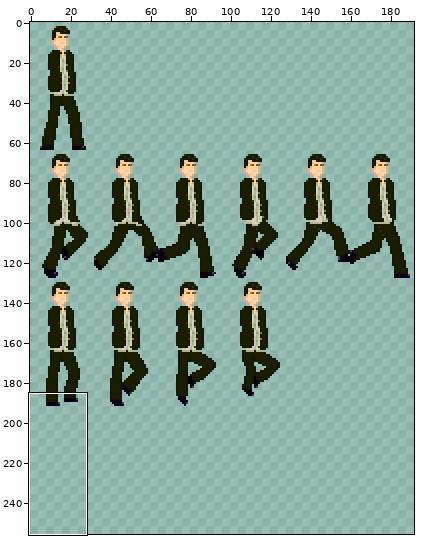
File history of a sprite sheet, characters/playboy.png. Above: a wide view before the commit, with the close-up outlined.
Close-up. As it was:
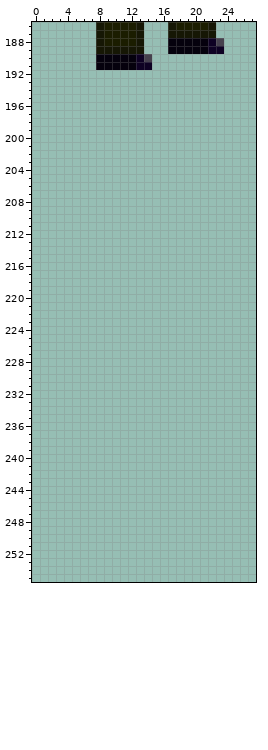
The file is 192x256 pixels. Shown: x 0..27, y 186..255. The old version is drawn lined up with the new one.
The same view after the edit:
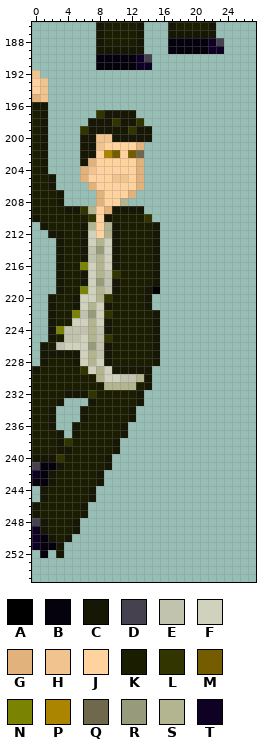
Palette (. is transparent): A #000000  B #05010d  C #161705  D #46414e  E #c2c3ae  F #d1d2be  G #e1b27b  H #f1c48f  J #ffd29e  K #1b1d00  L #323500  M #765c00  N #7b8303  P #ab8500  Q #6f684d  R #989a7c  S #b3b591  T #0e0123
The exact change:
drawings rearranged on the sheet (the old picture shows each at its new place; 6 dropped ones are not shown)
y 192: x 0 . -> H
y 193..194: x 0..1 .. -> JH
y 195: x 0..1 .. -> GH
y 196: x 0..1 .. -> CC
y 197: x 0..1 .. -> KC; x 8..12 ..... -> LCCCC
y 198: x 0..1 .. -> KC; x 7..13 ....... -> CCCLCCL
y 199: x 0..1 .. -> KC; x 6..14 ......... -> LCCCCCLCC
y 200: x 0..1 .. -> KC; x 6..14 ......... -> CCHHCCCCC
y 201: x 0..1 .. -> KC; x 6..13 ........ -> CCHJJJJG
y 202: x 0..1 .. -> KC; x 6..13 ........ -> CCJPMJMQ
y 203: x 0..1 .. -> KC; x 6..13 ........ -> CGJJJJJG
y 204: x 0..1 .. -> KC; x 6..13 ........ -> GHJJJJJG
y 205: x 0..2 ... -> KKC; x 6..13 ........ -> GJJJHHJG
y 206: x 0..2 ... -> KKC; x 7..13 ....... -> GJJJJJG
y 207: x 0..3 .... -> KKKC; x 8..12 ..... -> GJJJG
y 208: x 0..3 .... -> KKKC; x 8..11 .... -> GJJS
y 209: x 0..13 .............. -> KKKKCCLSJGCCCC
y 210: x 0..14 ............... -> CKKKKKKLJCKKKKL
y 211: x 1..15 ............... -> CKKKKCSJSCKKKKC
y 212: x 2..15 .............. -> CCKKCFJSCKKKKC
y 213: x 3..15 ............. -> CKKCFSFCKKKKC
y 214: x 3..15 ............. -> CKKCERFCKKKKC
y 215: x 3..15 ............. -> CKKCESFCKKKKC
y 216: x 3..15 ............. -> CKKNFSFCKKKKC
y 217: x 3..15 ............. -> CKKCFSELKKKKC
y 218: x 3..15 ............. -> CKKCFRECKKKKC
y 219: x 3..15 ............. -> CKKNFSECKKKCA
y 220: x 2..14 ............. -> CKKCFFSLKKKKC
y 221: x 2..14 ............. -> CKKCFSFCKKKKC
y 222: x 2..15 .............. -> CKKNERFLKKKKKC
y 223: x 2..15 .............. -> CKKFFSFCKKKKKC
y 224: x 2..15 .............. -> CNEEESECKKKKKC
y 225: x 2..15 .............. -> CKEEFSELKKKKKC
y 226: x 1..15 ............... -> CKEFFFRECKKKKKC
y 227: x 1..15 ............... -> CCCCCFSECKKKKKC
y 228: x 1..15 ............... -> CKKKCFSFCKKKKKC
y 229: x 0..14 ............... -> CKKKKKLFSFCCCCC
y 230: x 0..14 ............... -> KKKKKKKKSFFEESC
y 231: x 0..14 ............... -> KKKKKKKKKSSSSKC
y 232: x 0..13 .............. -> KKKKCCCLKKKKKC
y 233: x 0..3 .... -> KKKC; x 7..13 ....... -> CKKKKKC
y 234..235: x 0..2 ... -> KKC; x 6..12 ....... -> CKKKKKC
y 236: x 0..2 ... -> KKC; x 5..11 ....... -> CKKKKKC
y 237: x 0..3 .... -> KKKC; x 5..11 ....... -> CKKKKKC
y 238: x 0..10 ........... -> KKKCLKKKKKC
y 239: x 0..10 ........... -> KKKCCKKKKKC
y 240: x 0..9 .......... -> CCCLKKKKKC
y 241: x 0..9 .......... -> DBBCKKKKKC
y 242: x 0..8 ......... -> TBCKKKKKC
y 243: x 0..8 ......... -> BBCKKKKKC
y 244..245: x 1..7 ....... -> CKKKKKC
y 246..247: x 0..6 ....... -> CKKKKKC
y 248: x 0..5 ...... -> DCKKKC
y 249: x 0..5 ...... -> TCKKKC
y 250: x 0..4 ..... -> TBCKC
y 251: x 0..3 .... -> TBBC
y 252: x 1 . -> B; x 3 . -> C
Changed places in both close-ups, as pixel boxes (x1, y1, x2, y2):
added: (32, 70, 160, 558)
